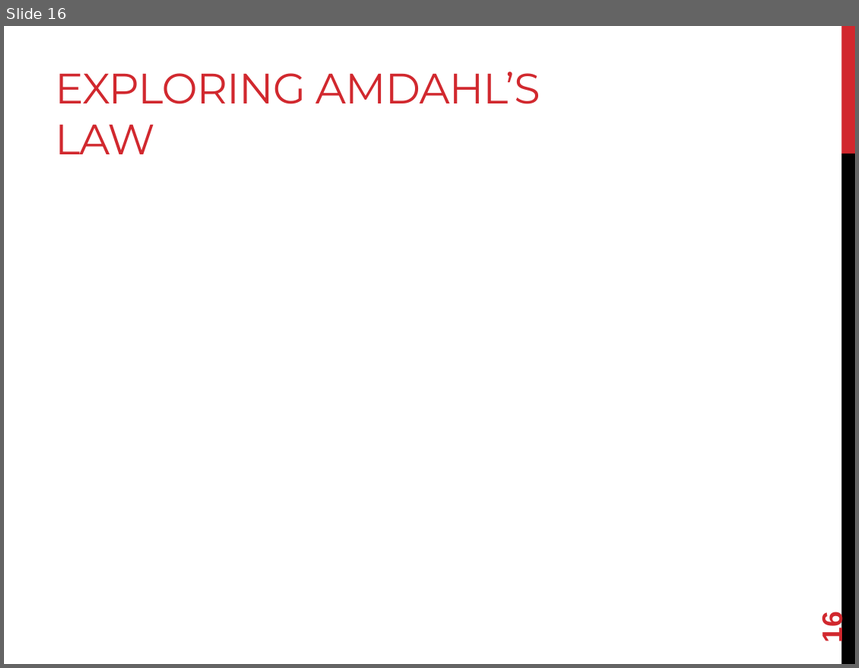
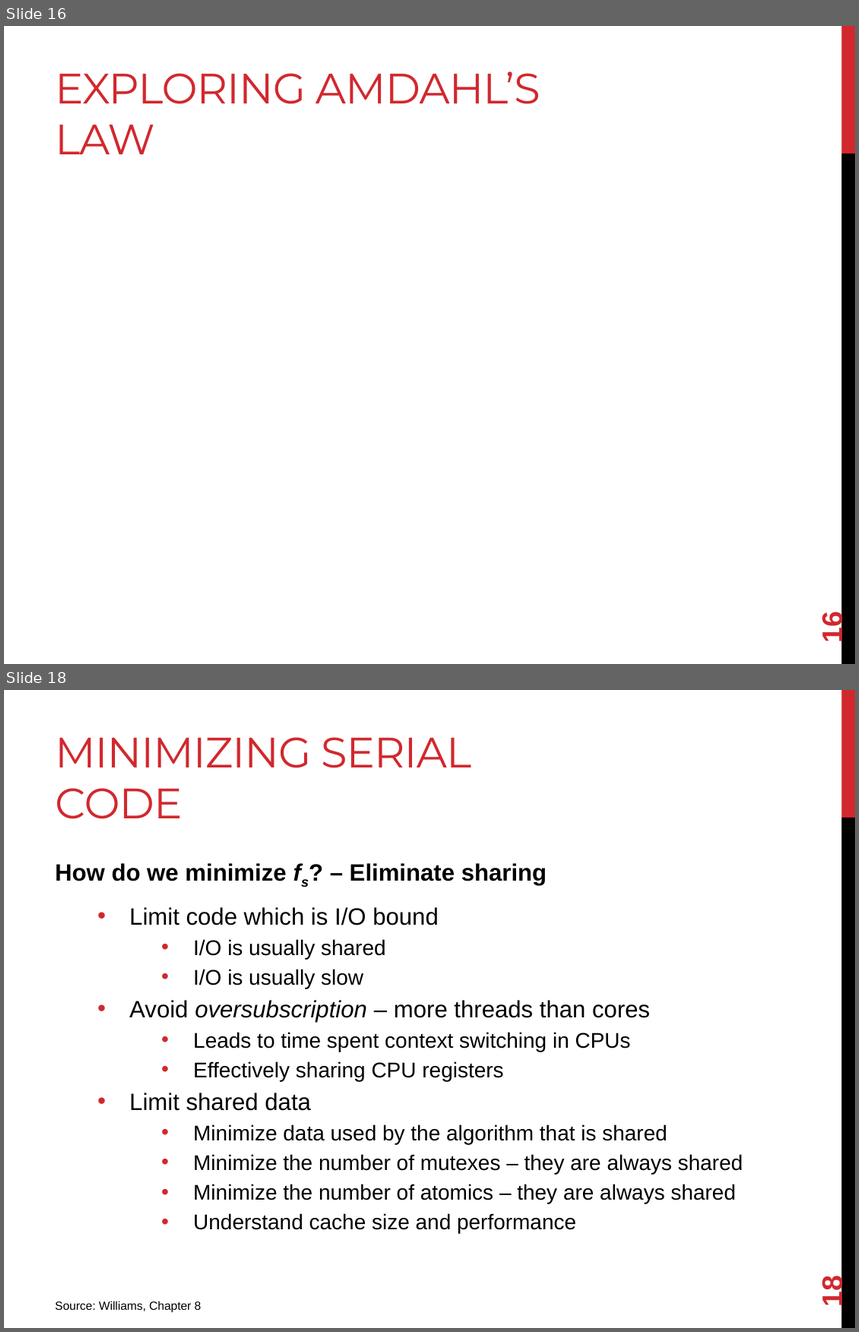
Before and after one commit to joshpeterson/DevelopingConcurrentSoftware, a slide deck: Lectures/Designing Concurrent Software/Designing Concurrent Software.pptx. Shown one above the other, each under a label of ours: slide 16 before the commit, slides 16 and 18 after it; the slides between them are not shown. The pictures are 859x668 and 859x1332 pixels, drawn with LibreOffice and Linux fonts; fonts in the diff are those of the drawing; grey boxes stand for pictures. Boxes give left, top, right and bottom in pixels: in the first picture for what was removed or moved away, otherwise in the second. Text is boxed around its words. In the diff, an @@ line names an element or a change of style, - is before the commit and + after.

```diff
--- a/Lectures/Designing Concurrent Software/Designing Concurrent Software.pptx
+++ b/Lectures/Designing Concurrent Software/Designing Concurrent Software.pptx
@@ slide 18 added at (4, 690, 855, 1328), background #FFFFFF; not listed: 2 template elements that a slide beside it also shows @@
@@ title added at (55, 737, 471, 819), 36 pt, text #D1282E @@
+MINIMIZING SERIAL CODE
@@ text added at (55, 863, 743, 1233), 18 pt, text #000000 @@
+How do we minimize fs? – Eliminate sharing
+  • Limit code which is I/O bound
+    • I/O is usually shared
+    • I/O is usually slow
+  • Avoid oversubscription – more threads than cores
+    • Leads to time spent context switching in CPUs
+    • Effectively sharing CPU registers
+  • Limit shared data
+    • Minimize data used by the algorithm that is shared
+    • Minimize the number of mutexes – they are always shared
+    • Minimize the number of atomics – they are always shared
+    • Understand cache size and performance
@@ page number added at (816, 1279, 848, 1306), 24 pt, text #D1282E, bold @@
+18
@@ text added at (55, 1301, 202, 1312), 10 pt, text #000000 @@
+Source: Williams, Chapter 8
```
Also in this commit, not shown: 2 slides changed, 4 other slides added.
